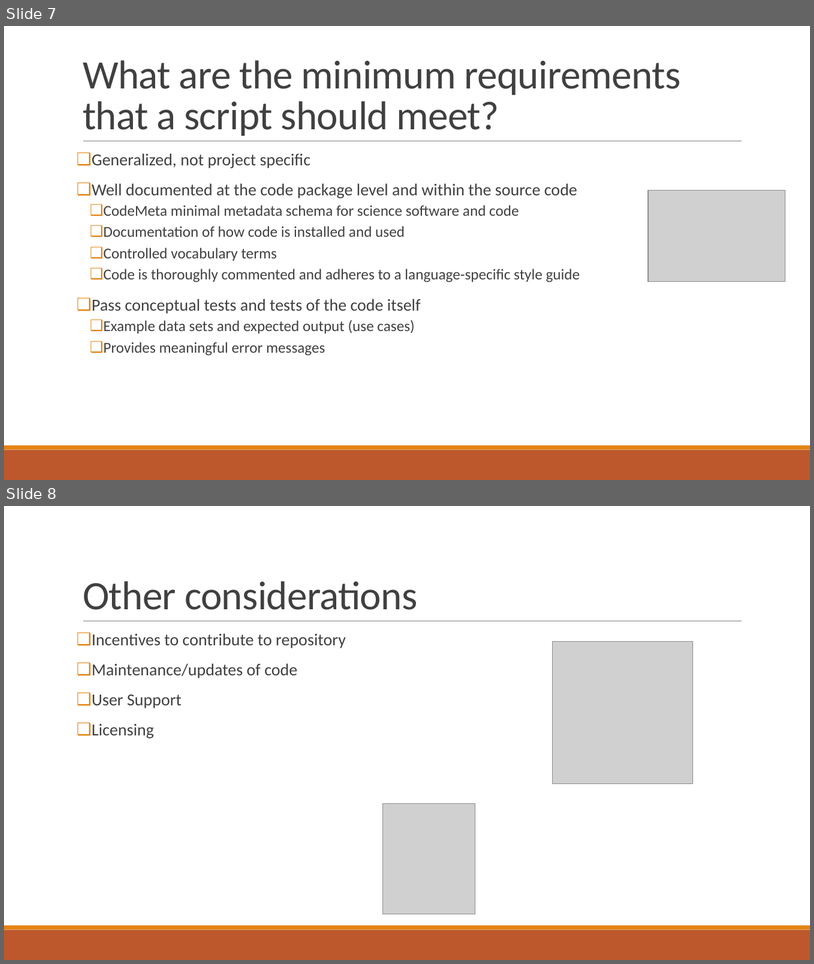
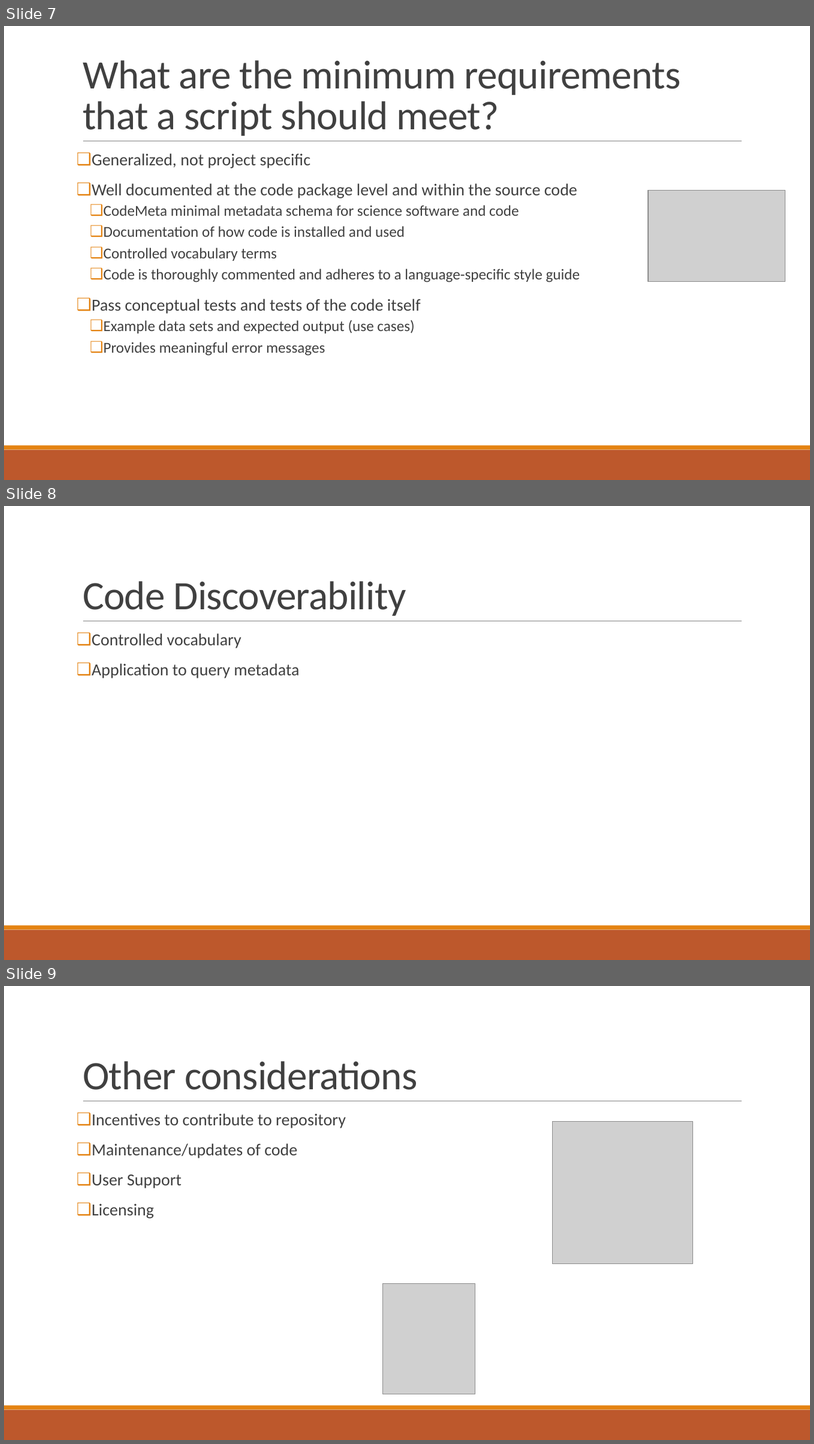
Before and after one commit to vanderbi/codeLibrary, a slide deck: Building an Information Management Code Library.pptx. Shown one above the other, each under a label of ours: slides 7 and 8 before the commit, slides 7, 8 and 9 after it. The pictures are 814x964 and 814x1444 pixels, drawn with LibreOffice and Linux fonts; fonts in the diff are those of the drawing; grey boxes stand for pictures; background and template pictures are left out. Boxes give left, top, right and bottom in pixels: in the first picture for what was removed or moved away, otherwise in the second. Text is boxed around its words. In the diff, an @@ line names an element or a change of style, - is before the commit and + after.

```diff
--- a/Building an Information Management Code Library.pptx
+++ b/Building an Information Management Code Library.pptx
@@ slide 8 added at bbox=[4, 506, 810, 960], background #FFFFFF; not listed: 3 template elements that a slide beside it also shows @@
@@ title added at bbox=[83, 581, 407, 616], 48 pt, text #404040 @@
+Code Discoverability
@@ text added at bbox=[92, 633, 299, 678], 20 pt, text #404040 @@
+❑ Controlled vocabulary
+❑ Application to query metadata
@@ what was slide 8 is now slide 9 @@
```
Also in this commit, not shown: 5 slides changed, 1 other slide added, 1 slide removed.
